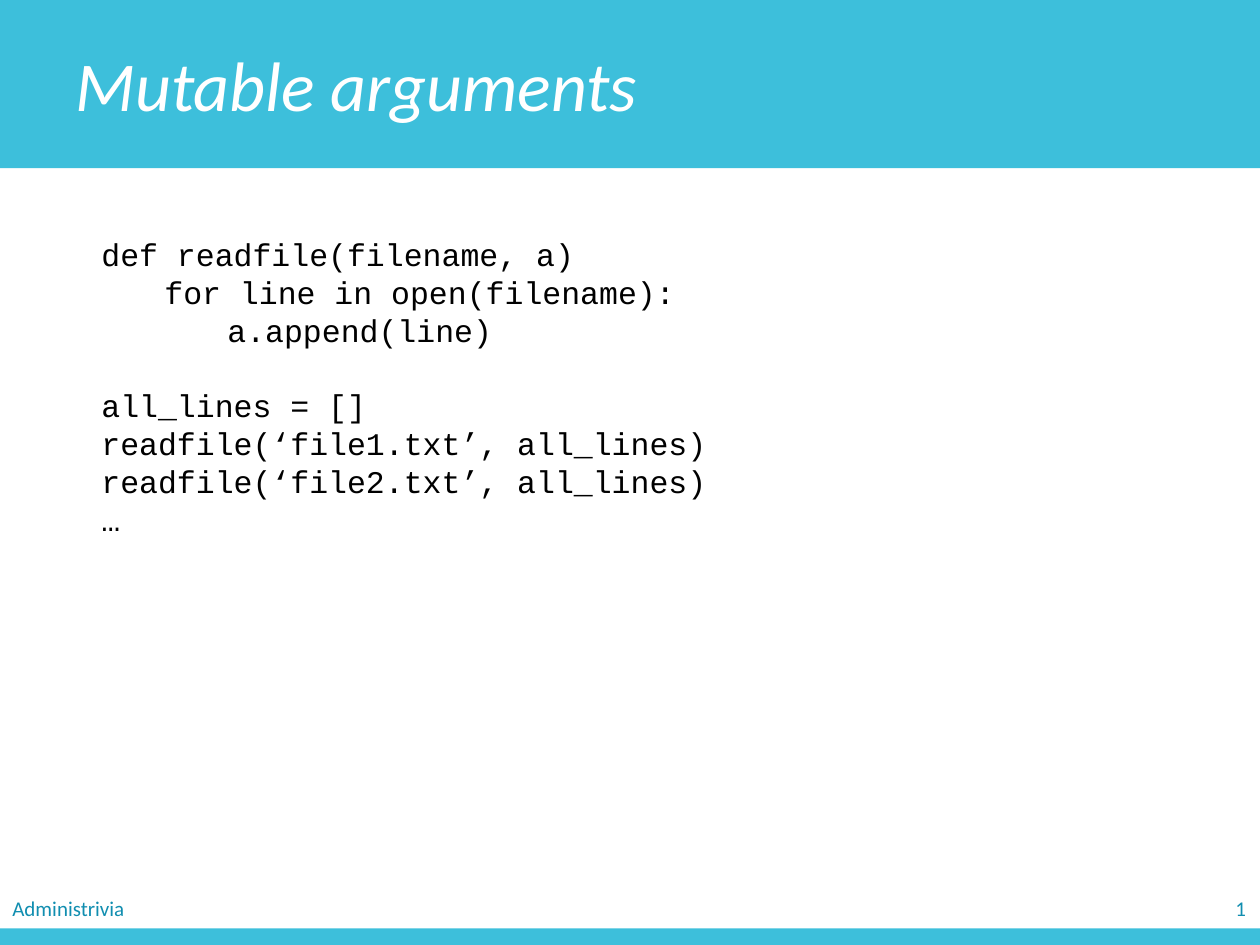
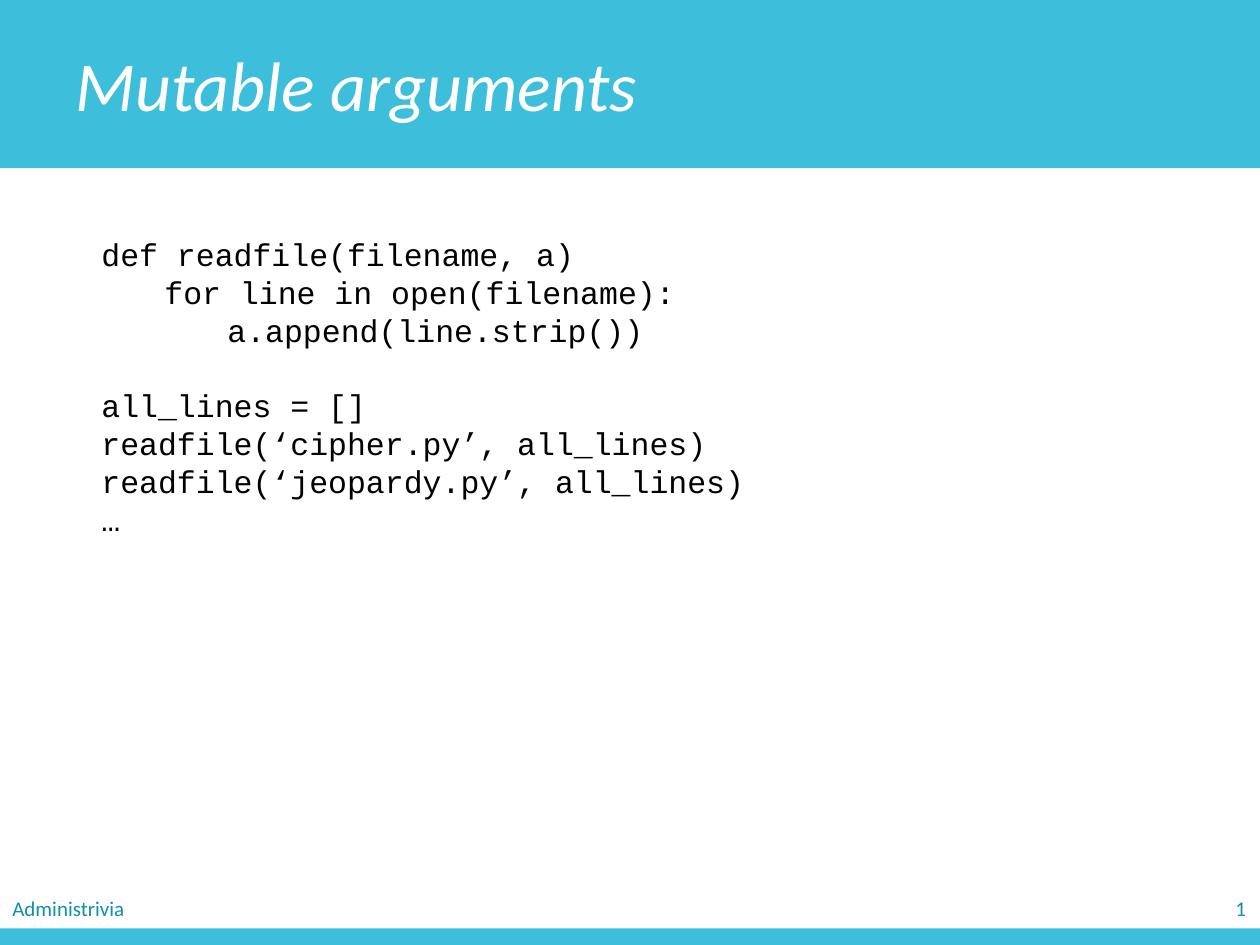
Before and after one commit to zichengliao/zuics101-fa17, a slide deck: slide 26 of lectures/lec11/lec11.pptx (slide 25 before the commit). Drawn at 1260x945 pixels with LibreOffice and Linux fonts; fonts in the diff are those of the drawing. Boxes give left, top, right and bottom in pixels: in the first picture for what was removed or moved away, otherwise in the second. Text is boxed around its words. In the diff, an @@ line names an element or a change of style, - is before the commit and + after.

```diff
--- a/lectures/lec11/lec11.pptx
+++ b/lectures/lec11/lec11.pptx
@@ text at (227,319,643,349): text changed @@
-a.append(line)
+a.append(line.strip())
@@ text at (101,433,744,500): text changed @@
-readfile(‘file1.txt’, all_lines)
-readfile(‘file2.txt’, all_lines)
+readfile(‘cipher.py’, all_lines)
+readfile(‘jeopardy.py’, all_lines)
```
Also in this commit, not shown: 14 other slides changed, 3 slides added, 4 slides removed, 5 other files.
